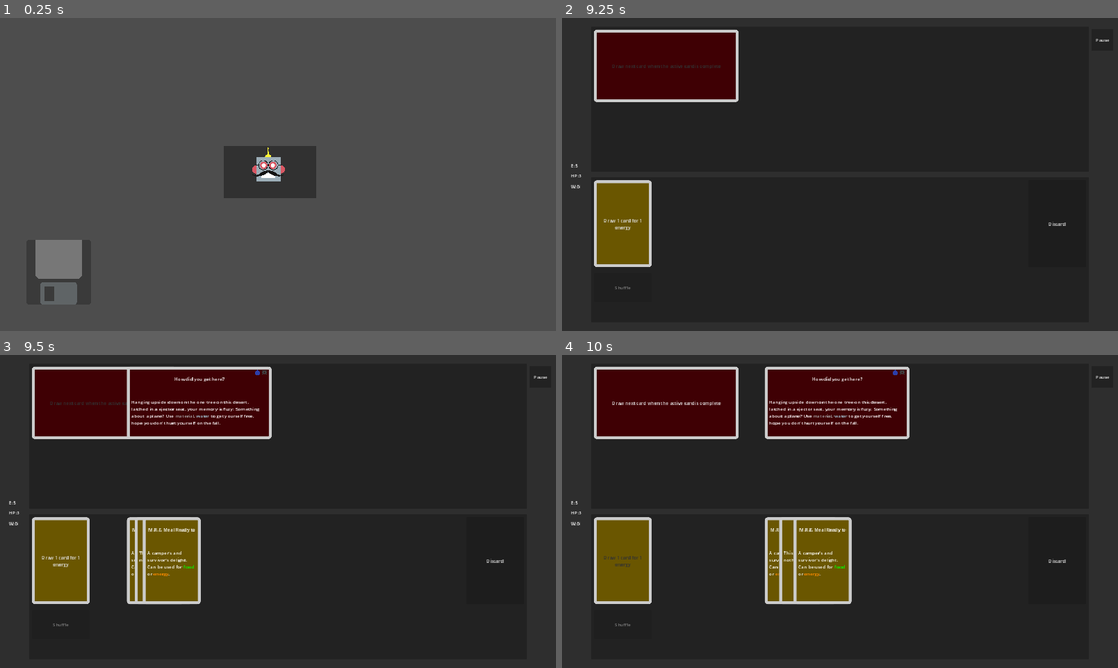
Above: before the commit, frames 1-4 (two rows, left to right).
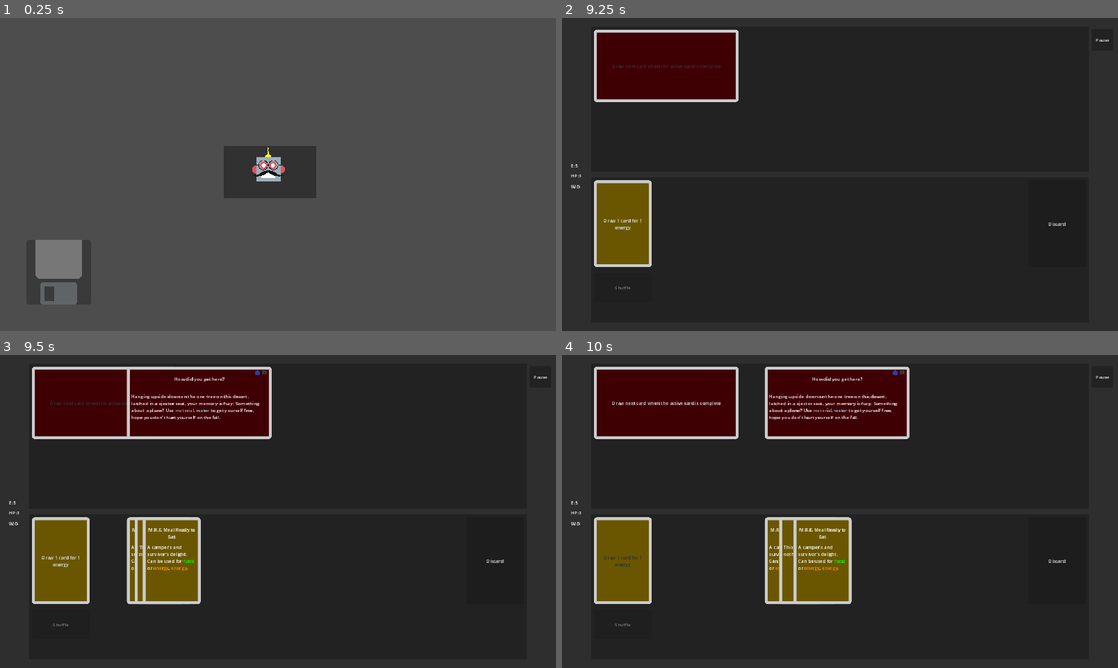
Above: after the commit, the same moments.

Repository: symbol24/card-test
Game: Godot game, scene res://Scenes/Into/boot.tscn
The game is run twice, just before and just after one commit, with the same random seed, the same clock (stepped at 60 frames per second) and the same inputs.
Inputs (mouse positions are in pixels of both pictures, inside the frame that each line leads up to):
- Up to frame 1 (0.25 s): no input
- Up to frame 2 (9.25 s): move the mouse to (962, 158) at 0.52 s; click (962, 158) at 0.6 s; click "Play" at 1.25 s; click "Play" at 2 s; click "Submit Issue" at 2.75 s; click "Submit Issue" at 3.5 s; click "Play" at 4.25 s; click "Desert Crash Landing" at 5 s; click "The Unprepared" at 5.75 s; click "Desert Crash Landing" at 6.5 s; click "Play with Selected" at 7.25 s; click "Draw next card when the activ…" at 8 s; click "Draw next card when the activ…" at 8.75 s
- Up to frame 3 (9.5 s): no input
- Up to frame 4 (10 s): click "Draw 1 card for 1 energy" at 9.5 s

Frames 1-2 are identical in both runs. In frame 3, 1.1% of the frame differs, in the area x 23-47%, y 12-71%; in frame 4, 1.2%, in the area x 37-61%, y 12-71%.

Commit message:
updated card and event card
fixed sizing
fixed replacer for multi multi
fixed card text of survival kit

Diff:
--- a/Code/Autoloads/text_server.gd
+++ b/Code/Autoloads/text_server.gd
@@ -66,9 +66,16 @@
 	var i:int = 1
 	for cost in _array:
 		var to_replace:String = "[c" if is_cost else "[r"
+		to_replace += str(i) + "]"
 
-		to_replace += str(i) + "]"
-		_text = _text.replace(to_replace, _get_type_replacement(cost.cost_type))
+		var with:String = ""
+		for j in cost.cost_amount:
+			if j > 0:
+				with += ", "
+			with += _get_type_replacement(cost.cost_type)
+
+		_text = _text.replace(to_replace, with)
+
 		i += 1
 	return _text
 
--- a/Code/Cards/card.gd
+++ b/Code/Cards/card.gd
@@ -9,7 +9,6 @@
 @onready var title:RichTextLabel = %title
 @onready var text:RichTextLabel = %text
 @onready var card_area:Area2D = %card_area
-@onready var image: TextureRect = %image
 @onready var btn_control:Control = %btn_control
 
 var data:CardData
@@ -55,8 +54,6 @@
 		await _set_up_cost()
 		title.text = "[center]" + Text.replace_tags(tr(_card_data.title), _card_data) + "[/center]"
 		text.text = Text.replace_tags(tr(_card_data.text), _card_data)
-		if _card_data.image != null and _card_data.image is CompressedTexture2D:
-			image.texture = _card_data.image
 
 
 func clear_data() -> void:
--- a/Data/Localization/loc.csv
+++ b/Data/Localization/loc.csv
@@ -91,7 +91,7 @@
 oasis_water,Water from an oasis
 oasis_water_text,"You don't know why, but this is the best water you have ever had. Can be used for [r1] or [r2]."
 survival_pack,Emergency Survival Kit
-survival_pack_text,"A small emergency survival kit comon on aircrafts. Can be used for [r1], r[2], or [r3]."
+survival_pack_text,"A small emergency survival kit comon on aircrafts. Can be used for [r1], [r2], and [r3]."
 bear_meat,Bear meat
 bear_meat_text,The beast provides tough but nutritious meat. Provides [resources]
 first_aid_kit,First Aid Kit
--- a/Scenes/CardsandDecks/card.tscn
+++ b/Scenes/CardsandDecks/card.tscn
@@ -39,18 +39,13 @@
 
 [node name="title" type="RichTextLabel" parent="vbx"]
 unique_name_in_owner = true
-custom_minimum_size = Vector2(0, 30)
+custom_minimum_size = Vector2(0, 60)
 layout_mode = 2
 mouse_filter = 2
 theme_type_variation = &"CardTitle"
 bbcode_enabled = true
 text = "[center]Title goes here[/center]"
 scroll_active = false
-
-[node name="image" type="TextureRect" parent="vbx"]
-unique_name_in_owner = true
-custom_minimum_size = Vector2(50, 50)
-layout_mode = 2
 
 [node name="text" type="RichTextLabel" parent="vbx"]
 unique_name_in_owner = true
--- a/Scenes/CardsandDecks/event_card.tscn
+++ b/Scenes/CardsandDecks/event_card.tscn
@@ -43,18 +43,13 @@
 
 [node name="title" type="RichTextLabel" parent="vbx"]
 unique_name_in_owner = true
-custom_minimum_size = Vector2(0, 30)
+custom_minimum_size = Vector2(0, 60)
 layout_mode = 2
 mouse_filter = 2
 theme_type_variation = &"CardTitle"
 bbcode_enabled = true
 text = "[center]Title goes here[/center]"
 scroll_active = false
-
-[node name="image" type="TextureRect" parent="vbx"]
-unique_name_in_owner = true
-custom_minimum_size = Vector2(50, 50)
-layout_mode = 2
 
 [node name="text" type="RichTextLabel" parent="vbx"]
 unique_name_in_owner = true
Binary file changed: Data/Localization/loc.en.translation
